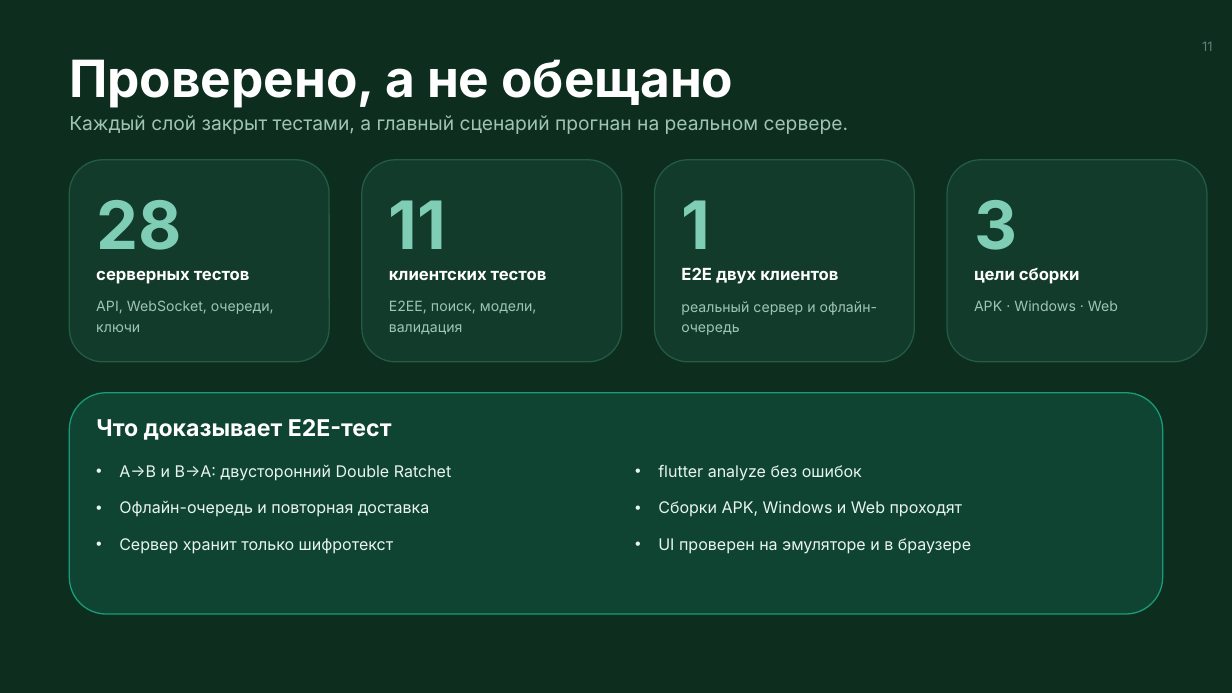
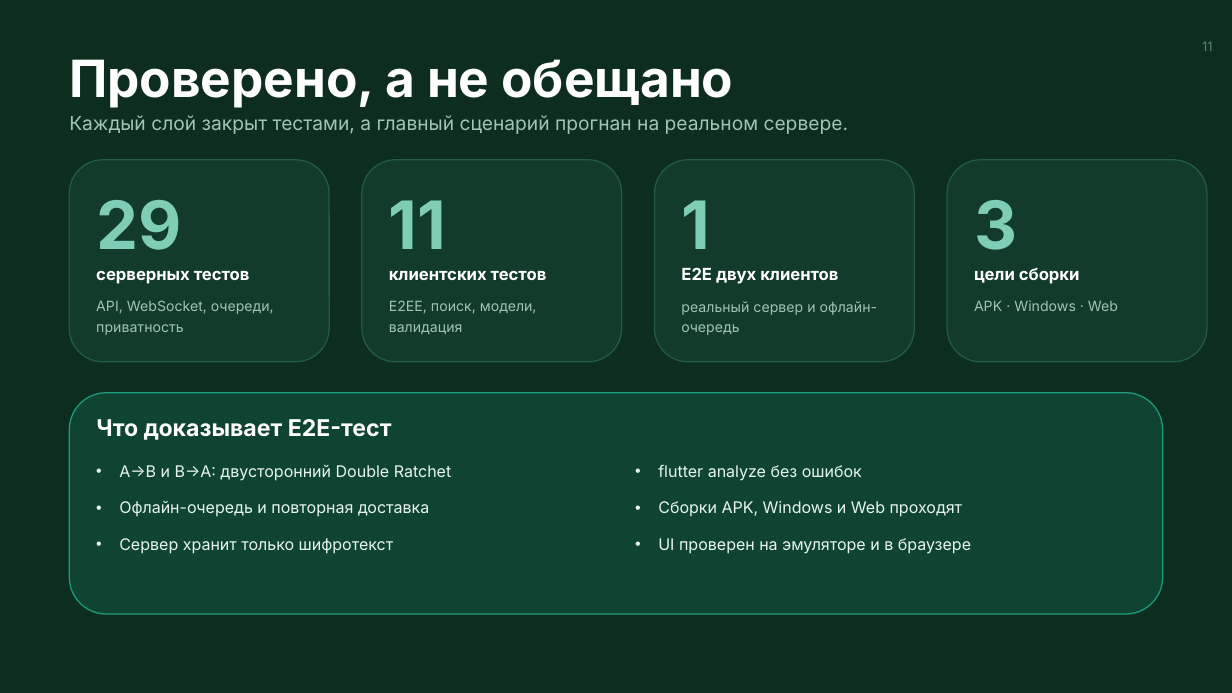
Before and after one commit to byteguru8211/Coralink, a slide deck: slide 11 of presentation/Coralink_Presentation.pptx. Drawn at 1232x693 pixels with LibreOffice and Linux fonts; fonts in the diff are those of the drawing. Boxes give left, top, right and bottom in pixels: in the first picture for what was removed or moved away, otherwise in the second. Text is boxed around its words. In the diff, an @@ line names an element or a change of style, - is before the commit and + after.

```diff
--- a/presentation/Coralink_Presentation.pptx
+++ b/presentation/Coralink_Presentation.pptx
@@ text at bbox=[96, 200, 181, 250]: text changed @@
-28
+29
@@ text at bbox=[96, 300, 274, 335]: text changed @@
-API, WebSocket, очереди, ключи
+API, WebSocket, очереди, приватность
```
Also in this commit, not shown: 13 other files.
